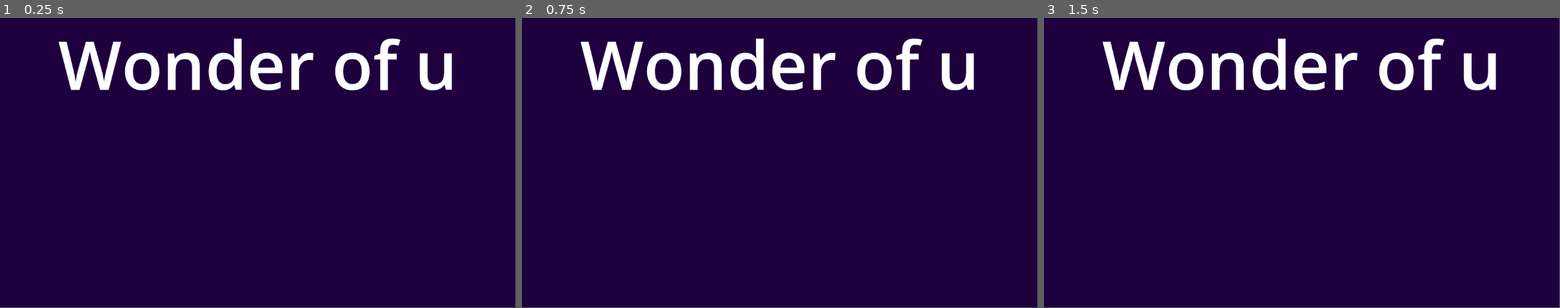
Above: before the commit, frames 1-3 (left to right).
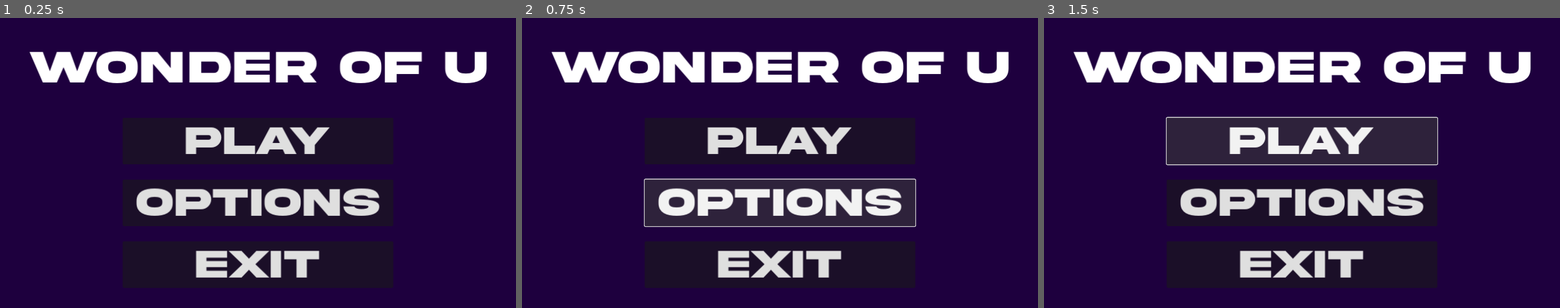
Above: after the commit, the same moments.

Repository: Nicd5a/3D-PuzzleGame
Game: Godot game, scene res://scenes/menu/menu_main.tscn
The game is run twice, just before and just after one commit, with the same random seed, the same clock (stepped at 60 frames per second) and the same inputs.
Inputs (mouse positions are in pixels of both pictures, inside the frame that each line leads up to):
- Up to frame 1 (0.25 s): no input
- Up to frame 2 (0.75 s): click (780, 203) at 0.5 s, where only the run after the commit has a clickable "Options"
- Up to frame 3 (1.5 s): click (1302, 139) at 1.25 s, where only the run after the commit has a clickable "Play"
In our replay, the window is 799x449 before the commit and 800x450 after it. These sizes can differ from the game's own. Grey fills any space a smaller window leaves; there, only what the larger window draws over its background counts as a difference.

The runs differ from the first frame. In frame 1, 13% of the frame differs, in the area x 5-95%, y 7-90%; in frame 2, 19%; in frame 3, 20%.

Commit message:
Main menu

Diff:
--- a/project.godot
+++ b/project.godot
@@ -14,3 +14,7 @@
 run/main_scene="res://scenes/menu/menu_main.tscn"
 config/features=PackedStringArray("4.0", "Forward Plus")
 config/icon="res://icon.svg"
+
+[display]
+
+window/stretch/mode="canvas_items"
--- a/scenes/menu/menu_main.tscn
+++ b/scenes/menu/menu_main.tscn
@@ -1,4 +1,6 @@
-[gd_scene format=3 uid="uid://b2h7um5s1l14g"]
+[gd_scene load_steps=2 format=3 uid="uid://b2h7um5s1l14g"]
+
+[ext_resource type="FontFile" uid="uid://f3fv0qgnsv7g" path="res://fonts/AKIRA EXPANDED DEMO.OTF" id="1_1ggus"]
 
 [node name="Control" type="Control"]
 layout_mode = 3
@@ -22,14 +24,70 @@
 anchors_preset = 5
 anchor_left = 0.5
 anchor_right = 0.5
-offset_left = -253.0
-offset_right = 253.0
-offset_bottom = 116.0
+offset_left = -510.5
+offset_top = 57.0
+offset_right = 510.5
+offset_bottom = 173.0
 grow_horizontal = 2
 size_flags_horizontal = 4
 size_flags_vertical = 4
-theme_override_font_sizes/normal_font_size = 150
+theme_override_fonts/normal_font = ExtResource("1_1ggus")
+theme_override_font_sizes/normal_font_size = 103
 text = "Wonder of u"
 fit_content = true
 scroll_active = false
 autowrap_mode = 0
+
+[node name="Control" type="Control" parent="."]
+layout_mode = 1
+anchors_preset = 15
+anchor_right = 1.0
+anchor_bottom = 1.0
+offset_left = 274.0
+offset_top = 223.0
+offset_right = -274.0
+offset_bottom = -45.0
+grow_horizontal = 2
+grow_vertical = 2
+
+[node name="Play" type="Button" parent="Control"]
+layout_mode = 1
+anchors_preset = 10
+anchor_right = 1.0
+offset_bottom = 103.0
+grow_horizontal = 2
+size_flags_vertical = 0
+theme_override_fonts/font = ExtResource("1_1ggus")
+theme_override_font_sizes/font_size = 90
+text = "Play"
+
+[node name="Options" type="Button" parent="Control"]
+layout_mode = 1
+anchors_preset = 14
+anchor_top = 0.5
+anchor_right = 1.0
+anchor_bottom = 0.5
+offset_top = -51.5
+offset_bottom = 51.5
+grow_horizontal = 2
+grow_vertical = 2
+size_flags_horizontal = 4
+theme_override_fonts/font = ExtResource("1_1ggus")
+theme_override_font_sizes/font_size = 90
+text = "Options
+"
+
+[node name="Exit" type="Button" parent="Control"]
+layout_mode = 1
+anchors_preset = 12
+anchor_top = 1.0
+anchor_right = 1.0
+anchor_bottom = 1.0
+offset_top = -103.0
+grow_horizontal = 2
+grow_vertical = 0
+size_flags_horizontal = 4
+theme_override_fonts/font = ExtResource("1_1ggus")
+theme_override_font_sizes/font_size = 90
+text = "Exit
+"
Binary file added: fonts/AKIRA EXPANDED DEMO.OTF
Not shown, added: fonts/AKIRA EXPANDED DEMO.OTF.import
